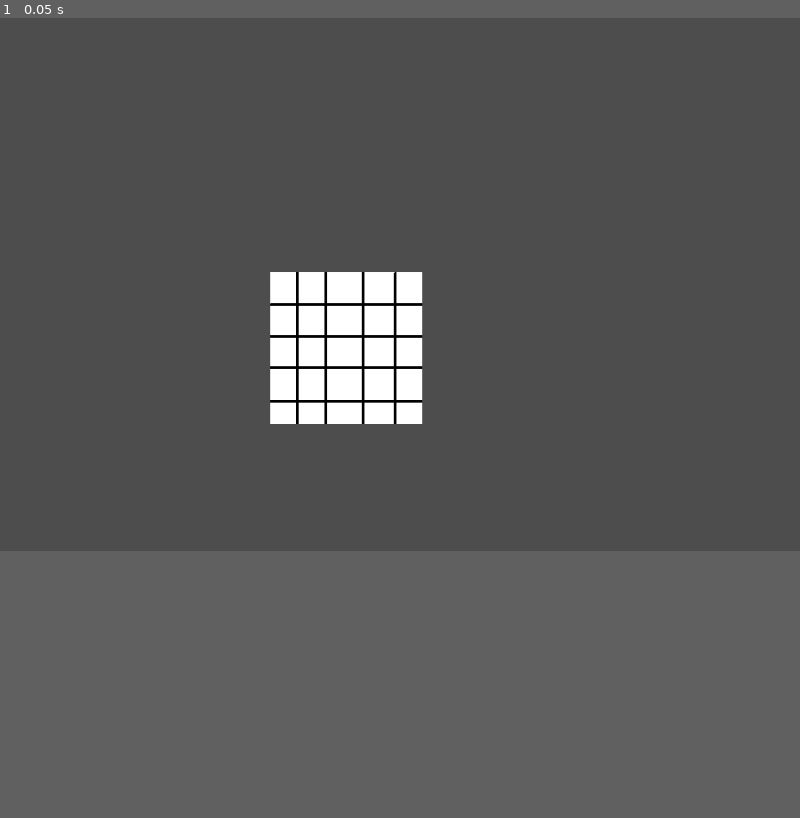
Above: before the commit, frame 1.
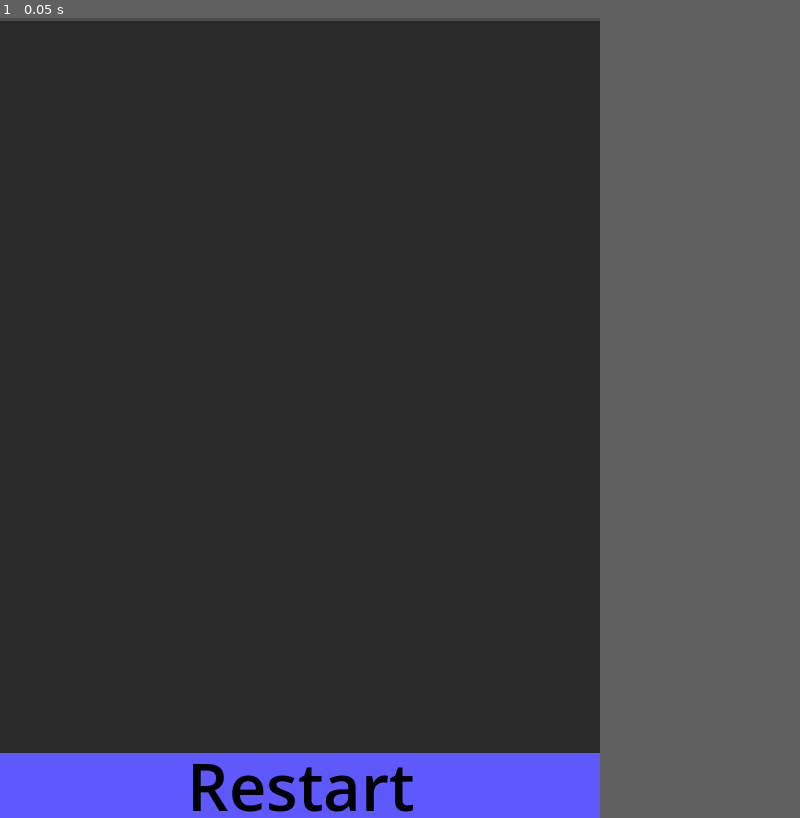
Above: after the commit, the same moment.

Repository: DJreyaB/tic_tac_toe_godot
Game: Godot game, scene res://main.tscn
Same seed, same stepped clock (60 frames per second), same inputs: the game is played once before the commit and once after it.
Inputs:
- Up to frame 1 (0.05 s): no input
In our replay, the window is 800x533 before the commit and 600x800 after it. These sizes can differ from the game's own. Grey fills any space a smaller window leaves; there, only what the larger window draws over its background counts as a difference.

The runs differ from the first frame. In frame 1, 56% of the frame differs, in the area x 0-75%, y 0-100%.

Commit message:
main menu outlining
created quit or restart button for the game, currently a permanent feature on bottom may add an interface menu instead

Diff:
--- a/tic-tac-toe/board.tscn
+++ b/tic-tac-toe/board.tscn
@@ -1,10 +1,16 @@
 [gd_scene load_steps=2 format=3 uid="uid://bq7oy7t8tw84m"]
 
-[ext_resource type="Texture2D" uid="uid://tw7v2cjqxilq" path="res://assets/icons_png/tic_tac_toe_board.png" id="1_p0ybc"]
+[sub_resource type="CanvasTexture" id="CanvasTexture_4mug4"]
 
 [node name="Board" type="Sprite2D"]
 
-[node name="TicTacToeBoard" type="Sprite2D" parent="."]
-position = Vector2(297.5, 302)
-scale = Vector2(0.268636, 0.268182)
-texture = ExtResource("1_p0ybc")
+[node name="TextureRect" type="TextureRect" parent="."]
+modulate = Color(0.165656, 0.165656, 0.165656, 1)
+anchors_preset = 15
+anchor_right = 1.0
+anchor_bottom = 1.0
+offset_right = 601.0
+offset_bottom = 795.0
+grow_horizontal = 2
+grow_vertical = 2
+texture = SubResource("CanvasTexture_4mug4")
--- a/tic-tac-toe/main.gd
+++ b/tic-tac-toe/main.gd
@@ -1 +1,9 @@
 extends Node
+
+var game_status = false
+
+#create function for if in the game turn it to quit
+#
+func _process(delta: float) -> void:
+	if game_status:
+		$QuitRestartBtn/QuitRestartTxt.text = "Quit"
--- a/tic-tac-toe/main.tscn
+++ b/tic-tac-toe/main.tscn
@@ -1,11 +1,39 @@
-[gd_scene load_steps=3 format=3 uid="uid://ccm61w076kj6w"]
+[gd_scene load_steps=4 format=3 uid="uid://ccm61w076kj6w"]
 
 [ext_resource type="Script" uid="uid://cw2pngd73e5w2" path="res://main.gd" id="1_0xm2m"]
 [ext_resource type="PackedScene" uid="uid://bq7oy7t8tw84m" path="res://board.tscn" id="1_ig7tw"]
+
+[sub_resource type="CanvasTexture" id="CanvasTexture_0xm2m"]
 
 [node name="Main" type="Node"]
 script = ExtResource("1_0xm2m")
 
 [node name="Board" parent="." instance=ExtResource("1_ig7tw")]
-position = Vector2(303, 284)
-scale = Vector2(0.29, 0.29)
+position = Vector2(0, 3)
+
+[node name="QuitRestartBtn" type="TextureRect" parent="."]
+modulate = Color(0.364706, 0.34902, 1, 1)
+anchors_preset = 12
+anchor_top = 1.0
+anchor_right = 1.0
+anchor_bottom = 1.0
+offset_top = -65.0
+offset_right = 1.0
+grow_horizontal = 2
+grow_vertical = 0
+texture = SubResource("CanvasTexture_0xm2m")
+
+[node name="QuitRestartTxt" type="RichTextLabel" parent="QuitRestartBtn"]
+modulate = Color(0, 0, 0, 1)
+layout_mode = 1
+anchors_preset = 15
+anchor_right = 1.0
+anchor_bottom = 1.0
+grow_horizontal = 2
+grow_vertical = 2
+theme_override_font_sizes/bold_italics_font_size = 65
+theme_override_font_sizes/normal_font_size = 65
+text = "Restart"
+fit_content = true
+horizontal_alignment = 1
+vertical_alignment = 1
--- a/tic-tac-toe/project.godot
+++ b/tic-tac-toe/project.godot
@@ -17,8 +17,8 @@
 
 [display]
 
-window/size/viewport_width=900
-window/size/viewport_height=600
+window/size/viewport_width=600
+window/size/viewport_height=800
 
 [rendering]
 
